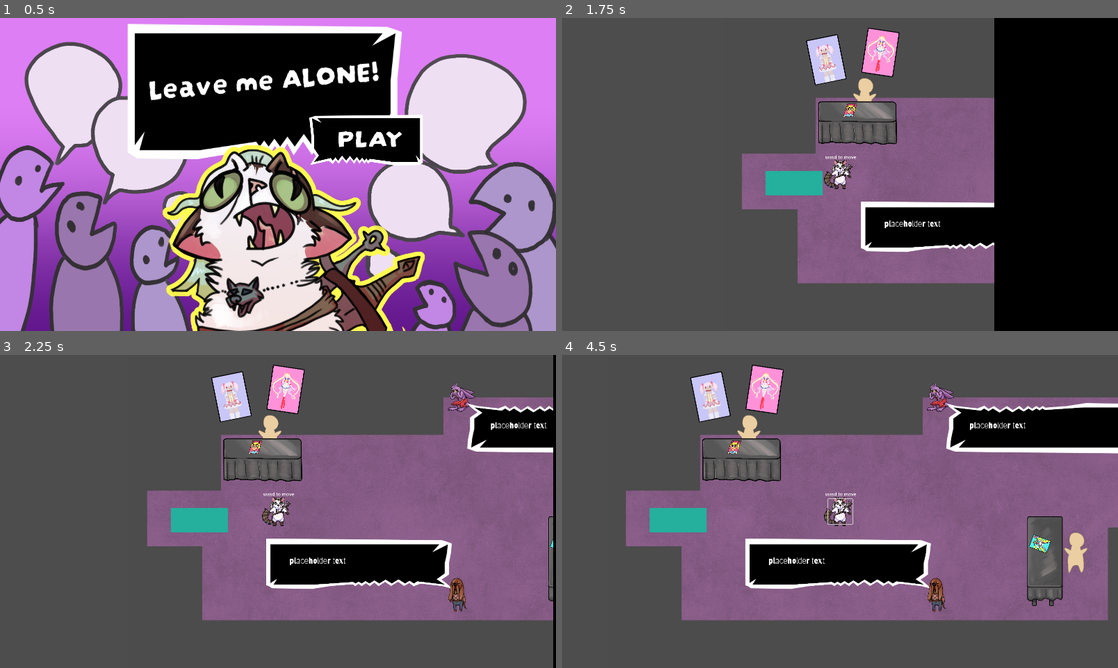
Above: before the commit, frames 1-4 (two rows, left to right).
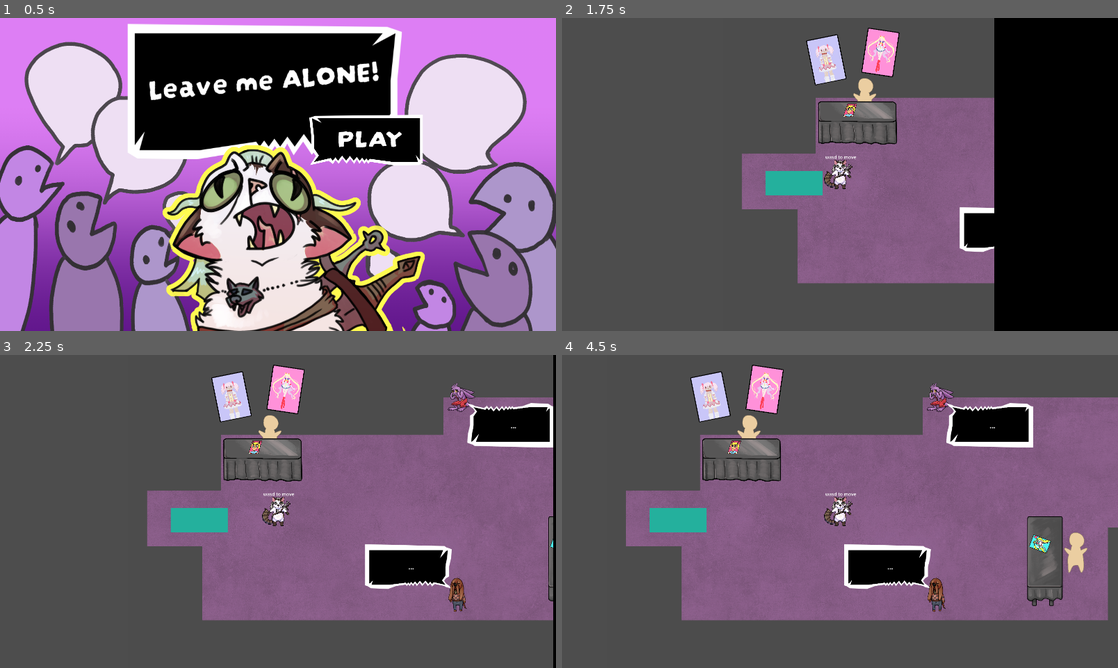
Above: after the commit, the same moments.

Repository: Limeyuzu/power-up-jam-2026
Game: Godot game, scene res://Scenes/start_screen.tscn
Same seed, same stepped clock (60 frames per second), same inputs: the game is played once before the commit and once after it.
Inputs (mouse positions are in pixels of both pictures, inside the frame that each line leads up to):
- Up to frame 1 (0.5 s): no input
- Up to frame 2 (1.75 s): click "PLAY" at 0.5 s; tap Enter (ui_accept) at 1.25, 1.52 s; move the mouse to (962, 158) at 1.27 s; hold Right (ui_right) from 1.28 s (still down); tap Space at 1.35 s; click (962, 158) at 1.42 s
- Up to frame 3 (2.25 s): release Right (ui_right) at 2 s; drag from (166, 527) to (461, 398) at 2.02 s
- Up to frame 4 (4.5 s): click (840, 511) at 2.75 s; tap Enter (ui_accept) at 3.5 s; move the mouse to (895, 442) at 3.52 s; hold Right (ui_right) 3.53-4.25 s; tap Space at 3.6 s; drag from (812, 574) to (940, 398) at 4.27 s

Frame 1 is identical in both runs. In frame 2, 3.2% of the frame differs, in the area x 53-78%, y 58-75%; in frame 3, 4.6%; in frame 4, 7.0%, in the area x 32-100%, y 15-75%.

Commit message:
loop level 1 music and mess with dialogue box positioning

Diff:
--- a/Scenes/DialogueBubble.tscn
+++ b/Scenes/DialogueBubble.tscn
@@ -18,13 +18,6 @@
 corner_radius_bottom_right = 40
 corner_radius_bottom_left = 40
 
-[sub_resource type="StyleBoxFlat" id="StyleBoxFlat_jwrjw"]
-content_margin_left = 80.0
-content_margin_top = 60.0
-content_margin_right = 0.0
-content_margin_bottom = 80.0
-bg_color = Color(0.6, 0.6, 0.6, 0)
-
 [node name="DialogueBubble" type="Node2D" unique_id=742978764 node_paths=PackedStringArray("dialogueRunner", "bubbleTexture", "parentPanel")]
 script = ExtResource("1_cto1i")
 dialogueRunner = NodePath("TopPanel/YarnDialogueRunner")
@@ -34,7 +27,7 @@
 [node name="Hurtbox" type="Area2D" parent="." unique_id=1992005786 node_paths=PackedStringArray("panel", "textLabel", "collisionShape") groups=["hurtbox"]]
 script = ExtResource("1_le7rw")
 panel = NodePath("../TopPanel")
-textLabel = NodePath("../TopPanel/PanelContainer/TopTextLabel")
+textLabel = NodePath("../TopPanel/MarginContainer/TopTextLabel")
 collisionShape = NodePath("CollisionShape2D")
 
 [node name="CollisionShape2D" type="CollisionShape2D" parent="Hurtbox" unique_id=2092298908]
@@ -42,14 +35,15 @@
 debug_color = Color(0.6767672, 0.42960477, 0.7029842, 0.41960785)
 
 [node name="TopPanel" type="PanelContainer" parent="." unique_id=1756780005]
+propagate_maximum_size = false
 clip_contents = true
 anchors_preset = 2
 anchor_top = 1.0
 anchor_bottom = 1.0
 offset_left = 20.0
 offset_top = -270.0
-offset_right = 661.0
-offset_bottom = -96.0
+offset_right = 170.0
+offset_bottom = -116.0
 grow_vertical = 0
 theme_override_styles/panel = SubResource("StyleBoxFlat_evltv")
 
@@ -62,14 +56,19 @@
 patch_margin_right = 20
 patch_margin_bottom = 10
 
-[node name="PanelContainer" type="PanelContainer" parent="TopPanel" unique_id=1811214263]
+[node name="MarginContainer" type="MarginContainer" parent="TopPanel" unique_id=191938742]
+custom_minimum_size = Vector2(300, 0)
+custom_maximum_size = Vector2(500, -1)
 layout_mode = 2
-theme_override_styles/panel = SubResource("StyleBoxFlat_jwrjw")
+theme_override_constants/margin_left = 50
+theme_override_constants/margin_top = 60
+theme_override_constants/margin_right = 30
+theme_override_constants/margin_bottom = 60
 
-[node name="TopTextLabel" type="RichTextLabel" parent="TopPanel/PanelContainer" unique_id=157340846]
-custom_maximum_size = Vector2(500, 1000)
+[node name="TopTextLabel" type="RichTextLabel" parent="TopPanel/MarginContainer" unique_id=157340846]
 layout_mode = 2
 offset_transform_position = Vector2(20, 0)
+offset_transform_visual_only = false
 theme = ExtResource("2_cto1i")
 theme_override_font_sizes/normal_font_size = 28
 theme_override_font_sizes/bold_font_size = 32
@@ -77,10 +76,11 @@
 theme_override_font_sizes/italics_font_size = 32
 theme_override_font_sizes/mono_font_size = 32
 bbcode_enabled = true
-text = "placeholder text"
+text = "..."
 fit_content = true
 scroll_active = false
 autowrap_mode = 2
+horizontal_alignment = 1
 
 [node name="YarnDialogueRunner" type="Node" parent="TopPanel" unique_id=111050668 node_paths=PackedStringArray("presenters")]
 script = ExtResource("3_3h1l8")
@@ -90,7 +90,7 @@
 
 [node name="YarnLinePresenter" type="Node" parent="TopPanel" unique_id=215617081 node_paths=PackedStringArray("text_label")]
 script = ExtResource("5_pfy0a")
-text_label = NodePath("../PanelContainer/TopTextLabel")
+text_label = NodePath("../MarginContainer/TopTextLabel")
 click_anywhere_to_continue = false
 metadata/_custom_type_script = "uid://cged8u182768u"
 
--- a/Scenes/level_1.tscn
+++ b/Scenes/level_1.tscn
@@ -221,10 +221,12 @@
 [node name="LevelMusic" type="AudioStreamPlayer" parent="." unique_id=1311409010]
 stream = ExtResource("18_qvwxf")
 autoplay = true
+parameters/looping = false
 
 [node name="CrowdNoise" type="AudioStreamPlayer" parent="." unique_id=2139441595]
 stream = ExtResource("19_wqw3y")
 autoplay = true
+parameters/looping = false
 
 [connection signal="body_entered" from="Exit" to="Exit" method="_on_body_entered"]
 [connection signal="pressed" from="NonDiageticUI/Control/NextLevelButton" to="NonDiageticUI/Control" method="_on_next_level_button_pressed"]
